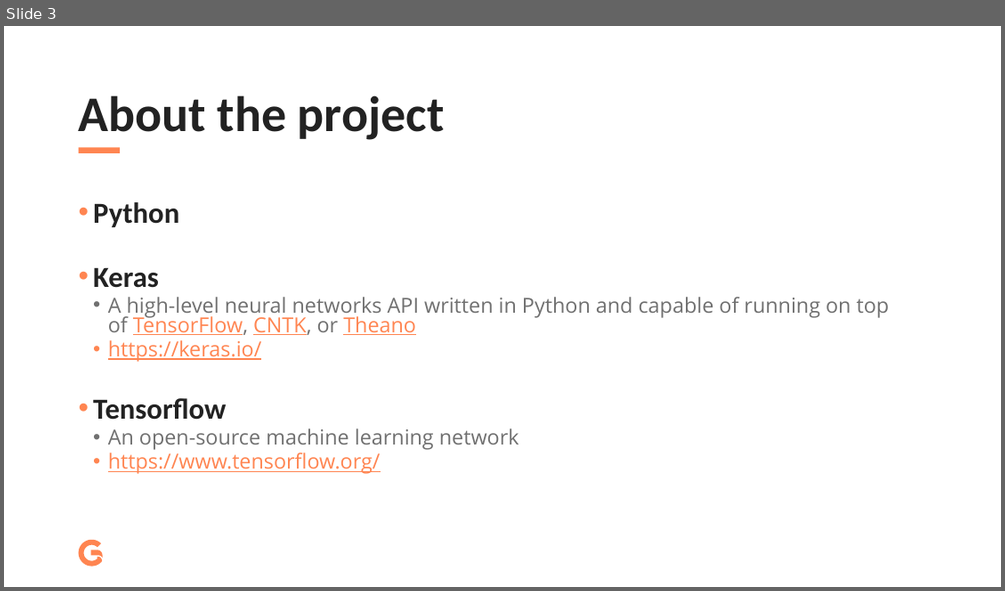
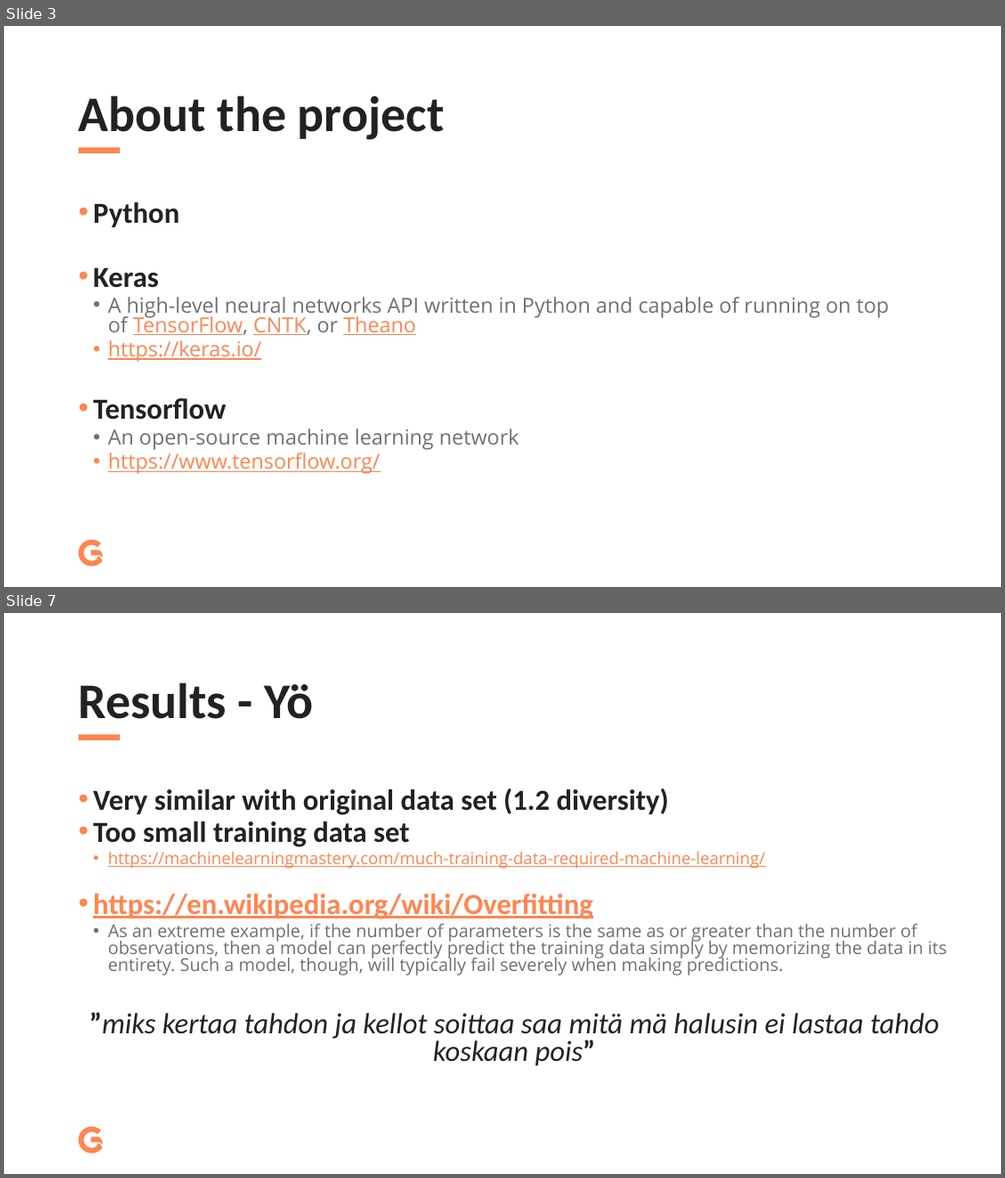
Before and after one commit to antsim/sausage-ai, a slide deck: presentation.pptx. Shown one above the other, each under a label of ours: slide 3 before the commit, slides 3 and 7 after it; the slides between them are not shown. The pictures are 1005x591 and 1005x1178 pixels, drawn with LibreOffice and Linux fonts; fonts in the diff are those of the drawing. Boxes give left, top, right and bottom in pixels: in the first picture for what was removed or moved away, otherwise in the second. Text is boxed around its words. In the diff, an @@ line names an element or a change of style, - is before the commit and + after.

```diff
--- a/presentation.pptx
+++ b/presentation.pptx
@@ slide 7 added at bbox=[4, 613, 1001, 1174], background #FFFFFF; not listed: 2 template elements that a slide beside it also shows @@
@@ title added at bbox=[79, 682, 314, 719], 48 pt, text #222222, bold @@
+Results - Yö
@@ text added at bbox=[89, 788, 947, 1066], 17 pt, text #707070 @@
+• Very similar with original data set (1.2 diversity)
+• Too small training data set
+  • https://machinelearningmastery.com/much-training-data-required-machine-learning/
+• https://en.wikipedia.org/wiki/Overfitting
+  • As an extreme example, if the number of parameters is the same as or greater than the number of observations, then a model can perfectly predict the training data simply by memorizing the data in its entirety. Such a model, though, will typically fail severely when making predictions.
+”miks kertaa tahdon ja kellot soittaa saa mitä mä halusin ei lastaa tahdo koskaan pois”
```
Also in this commit, not shown: 1 slide changed, 5 other slides added, 1 other file.
